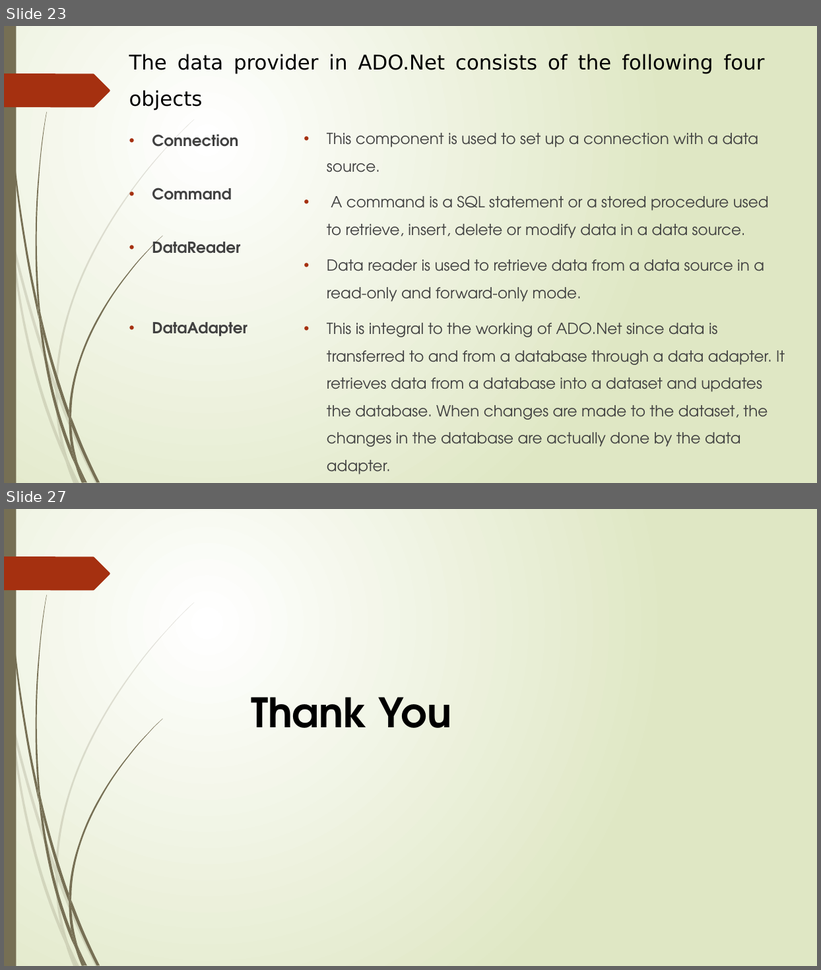
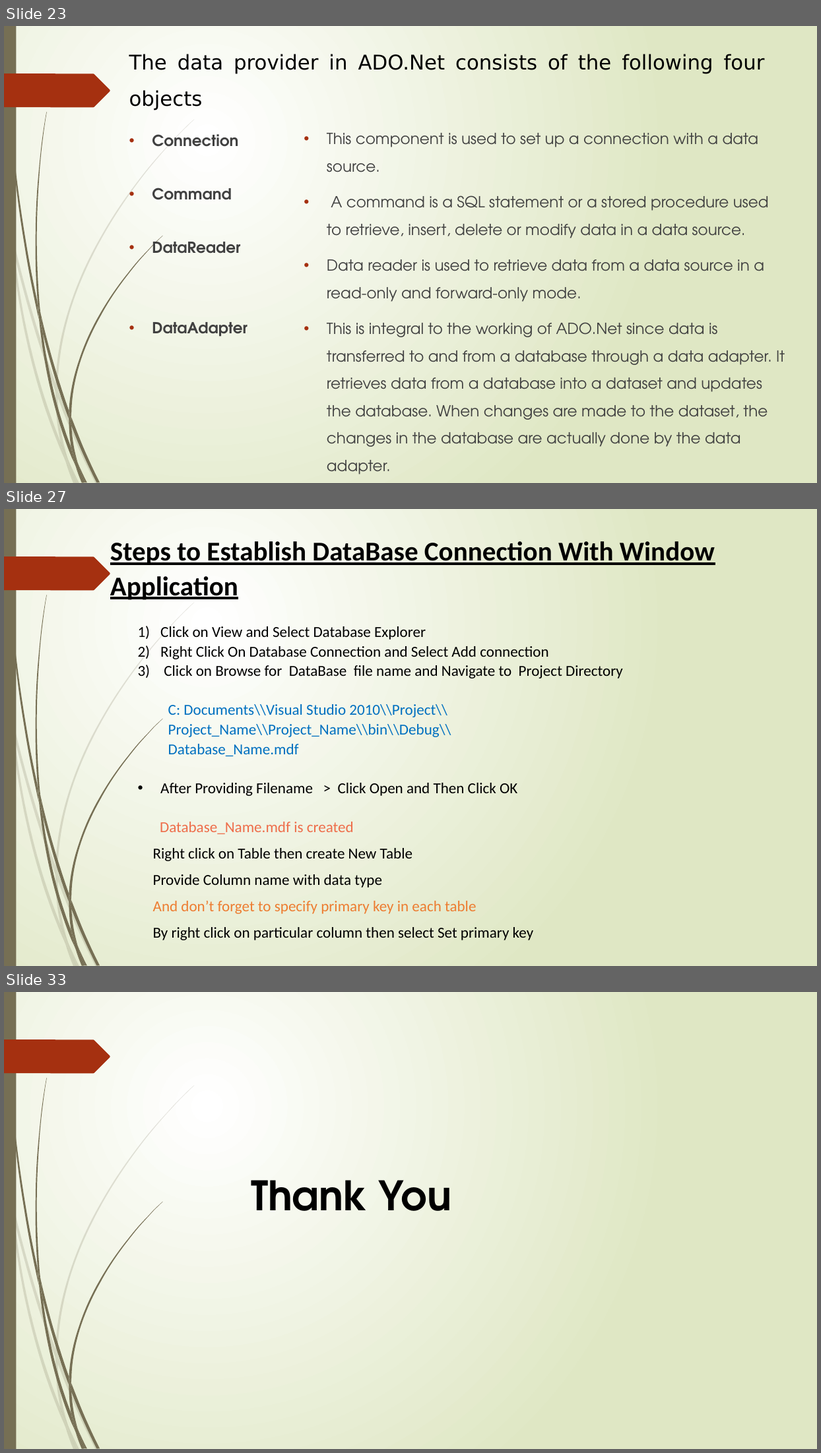
Before and after one commit to factopic/Visaul_Basic, a slide deck: PPT/VB_1.pptx. Shown one above the other, each under a label of ours: slides 23 and 27 before the commit, slides 23, 27 and 33 after it; the slides between them are not shown. The pictures are 821x970 and 821x1453 pixels, drawn with LibreOffice and Linux fonts; fonts in the diff are those of the drawing. Boxes give left, top, right and bottom in pixels: in the first picture for what was removed or moved away, otherwise in the second. Text is boxed around its words. In the diff, an @@ line names an element or a change of style, - is before the commit and + after.

```diff
--- a/PPT/VB_1.pptx
+++ b/PPT/VB_1.pptx
@@ slide 27 added at box(4, 509, 817, 966), background gradient #FFFFFF to #DFE8C4; not listed: 24 template elements that a slide beside it also shows @@
@@ text added at box(110, 541, 715, 600), 32 pt, text #000000, bold, underline @@
+Steps to Establish DataBase Connection With Window Application
@@ text added at box(153, 626, 623, 941), 18 pt, text #000000 @@
+1) Click on View and Select Database Explorer
+2) Right Click On Database Connection and Select Add connection
+3) Click on Browse for DataBase file name and Navigate to Project Directory
+C: Documents\\Visual Studio 2010\\Project\\
+Project_Name\\Project_Name\\bin\\Debug\\
+Database_Name.mdf
+• After Providing Filename > Click Open and Then Click OK
+Database_Name.mdf is created
+Right click on Table then create New Table
+Provide Column name with data type
+And don’t forget to specify primary key in each table
+By right click on particular column then select Set primary key
@@ what was slide 27 is now slide 33 @@
```
Also in this commit, not shown: 3 slides changed, 5 other slides added.
